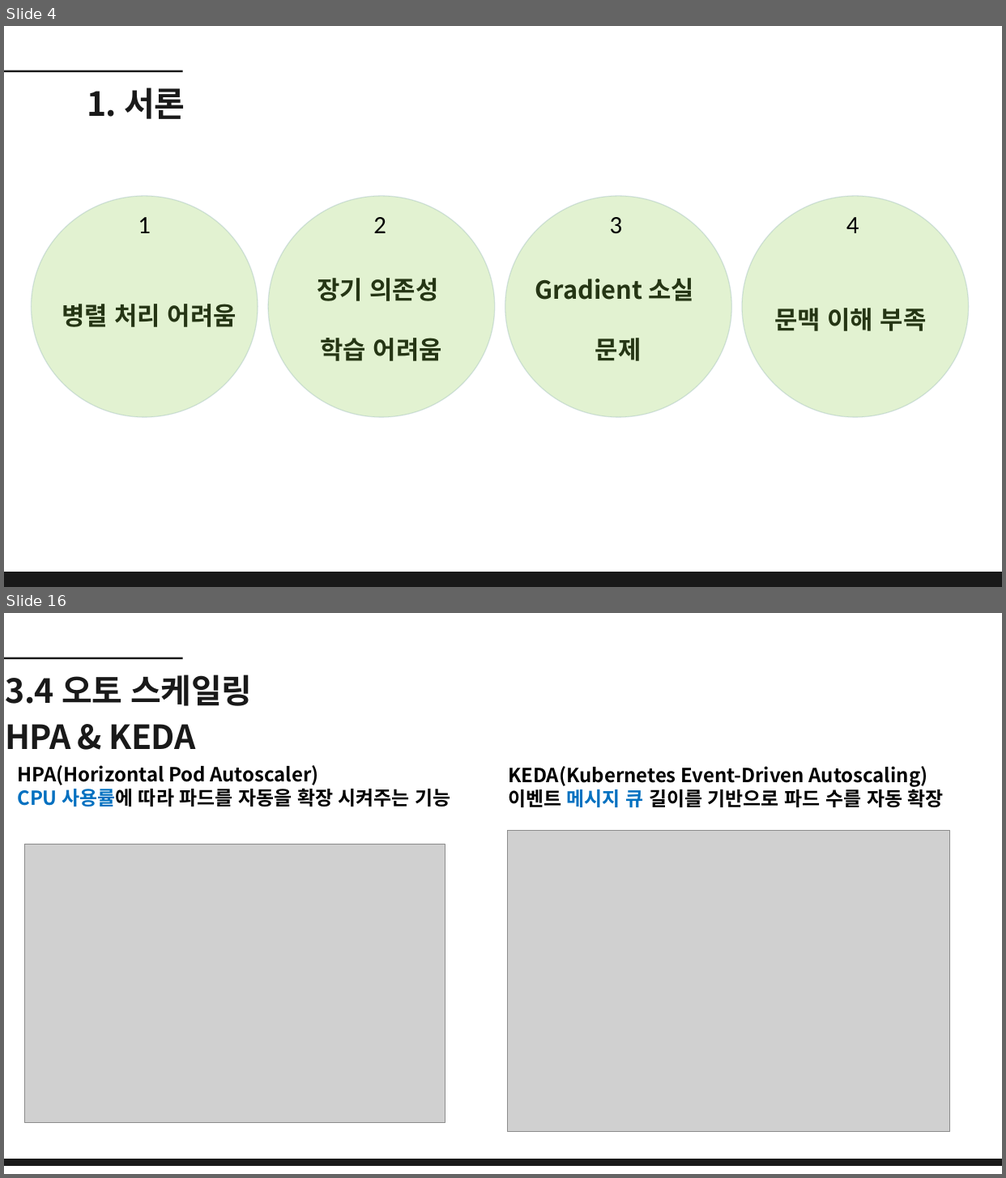
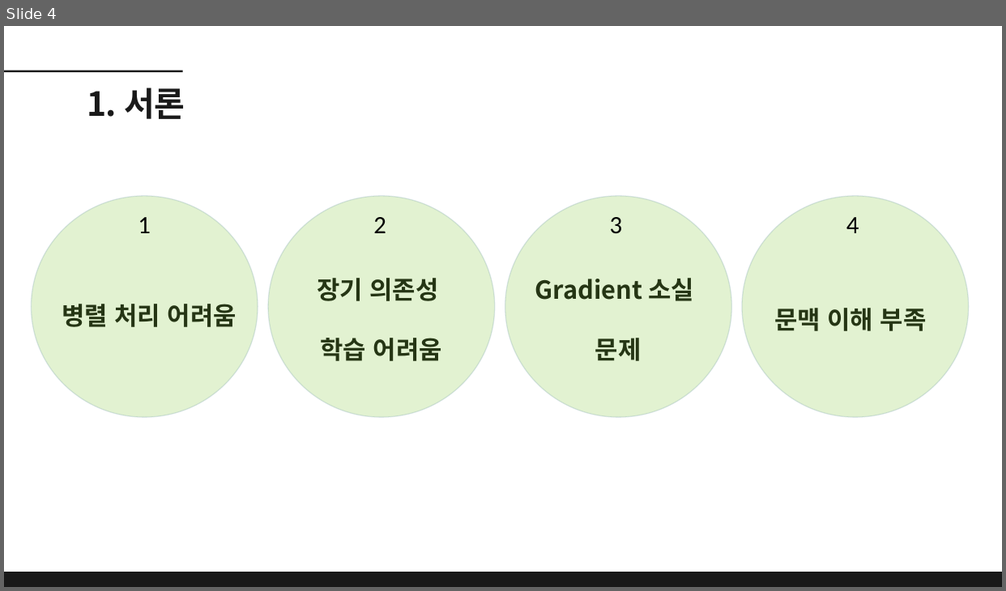
Before and after one commit to dbehdrbs0806/4th_2sem, a slide deck: ReinforcementLearning/20204077_유동균_Transformer 발표.pptx. Shown one above the other, each under a label of ours: slides 4 and 16 before the commit, slide 4 after it; the slides between them are not shown. The pictures are 1006x1178 and 1006x591 pixels, drawn with LibreOffice and Linux fonts; fonts in the diff are those of the drawing; grey boxes stand for pictures. Boxes give left, top, right and bottom in pixels: in the first picture for what was removed or moved away, otherwise in the second. Text is boxed around its words. In the diff, an @@ line names an element or a change of style, - is before the commit and + after.

```diff
--- a/ReinforcementLearning/20204077_유동균_Transformer 발표.pptx
+++ b/ReinforcementLearning/20204077_유동균_Transformer 발표.pptx
@@ slide 16 removed at (x1=4, y1=613, x2=1002, y2=1174), background #FFFFFF @@
@@ line removed from (4, 658) to (183, 658) @@
@@ text removed at (x1=5, y1=675, x2=252, y2=749) @@
-3.4 오토 스케일링
-HPA & KEDA
@@ text removed at (x1=17, y1=765, x2=451, y2=807) @@
-HPA(Horizontal Pod Autoscaler)
-CPU 사용률에 따라 파드를 자동을 확장 시켜주는 기능
@@ text removed at (x1=508, y1=766, x2=944, y2=807) @@
-KEDA(Kubernetes Event-Driven Autoscaling)
-이벤트 메시지 큐 길이를 기반으로 파드 수를 자동 확장
@@ picture removed at (x1=507, y1=831, x2=949, y2=1132) @@
@@ picture removed at (x1=25, y1=844, x2=445, y2=1122) @@
@@ freeform shape removed at (x1=4, y1=1160, x2=1002, y2=1166) @@
```
Also in this commit, not shown: 4 slides changed, 8 slides added, 12 other slides removed.
